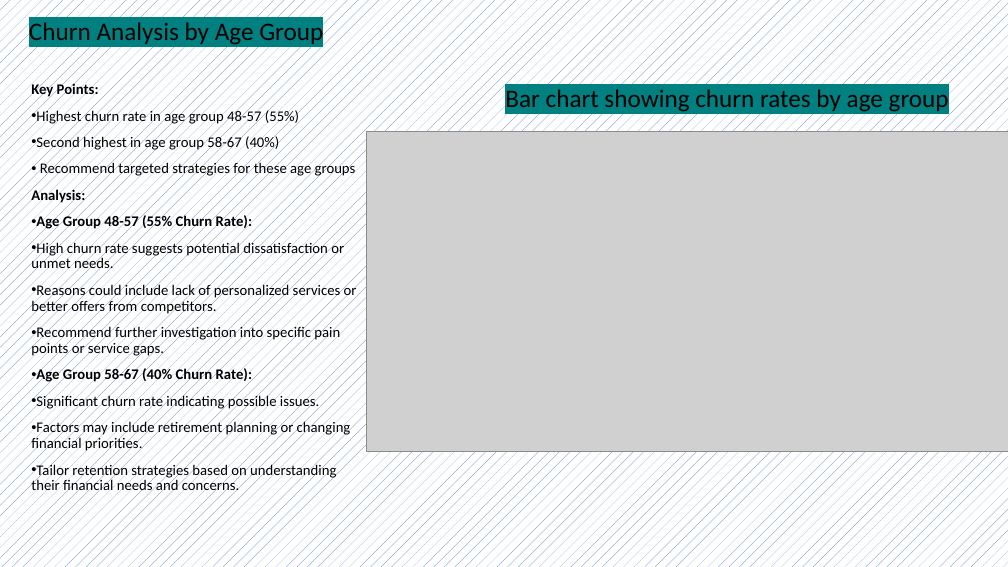
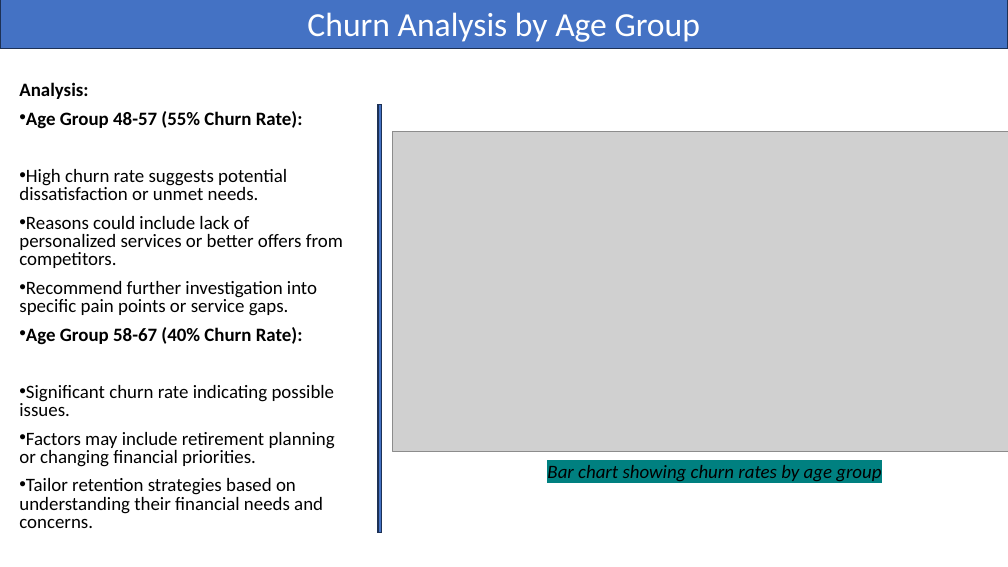
Before and after one commit to Lokesh272000/SQL-Project, a slide deck: slide 4 of Capstone Presentation.pptx. Drawn at 1008x567 pixels with LibreOffice and Linux fonts; fonts in the diff are those of the drawing; grey boxes stand for pictures. Boxes give left, top, right and bottom in pixels: in the first picture for what was removed or moved away, otherwise in the second. Text is boxed around its words. In the diff, an @@ line names an element or a change of style, - is before the commit and + after.

```diff
--- a/Capstone Presentation.pptx
+++ b/Capstone Presentation.pptx
@@ background pattern #4472C4 on #FFFFFF to #FFFFFF @@
@@ rectangle "Churn Analysis by Age Group": place and size @@
-rectangle "Churn Analysis by Age Group" at (29,22,323,44)
+rectangle "Churn Analysis by Age Group" at (0,0,1008,49)
@@ rectangle "Churn Analysis by Age Group" at (0,0,1008,49): size 24 to 32 pt, text colour #000000 to #FFFFFF, highlight #008080 to none; line spacing 0.9 to 1; vertical alignment bottom to middle; fill none to #4472C4; outline none to #1E3256 1 pt @@
@@ text "Analysis:": place and size @@
-text "Analysis:" at (31,82,357,495)
+text "Analysis:" at (19,82,343,528)
@@ text "Analysis:" at (19,82,343,528): size 14 to 18 pt; line spacing 0.9 to 0.8 @@
@@ text at (31,82,356,178): paragraphs removed @@
-Key Points:
-• Highest churn rate in age group 48-57 (55%)
-• Second highest in age group 58-67 (40%)
-• Recommend targeted strategies for these age groups
@@ rectangle added at (378,104,382,533), fill #4472C4, outline #1E3256 1 pt @@
@@ picture: place and size @@
-picture at (367,132,1008,451)
+picture at (393,132,1008,451)
@@ text "Bar chart showing churn rates ...": place and size @@
-text "Bar chart showing churn rates ..." at (505,89,949,112)
+text "Bar chart showing churn rates ..." at (547,465,881,481)
@@ text "Bar chart showing churn rates ..." at (547,465,881,481): size 24 to 18 pt, italic on @@
```
Also in this commit, not shown: 19 other slides changed, 1 slide added, 1 slide removed.
